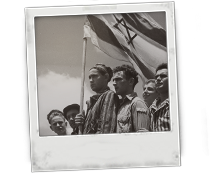
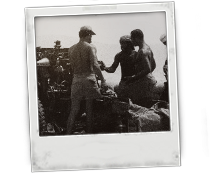
Two versions of the same layered image (210x176). Layer-by-layer changes:
added layer "Layer 1" in group "Event pics" over [25, 0, 209, 166]
